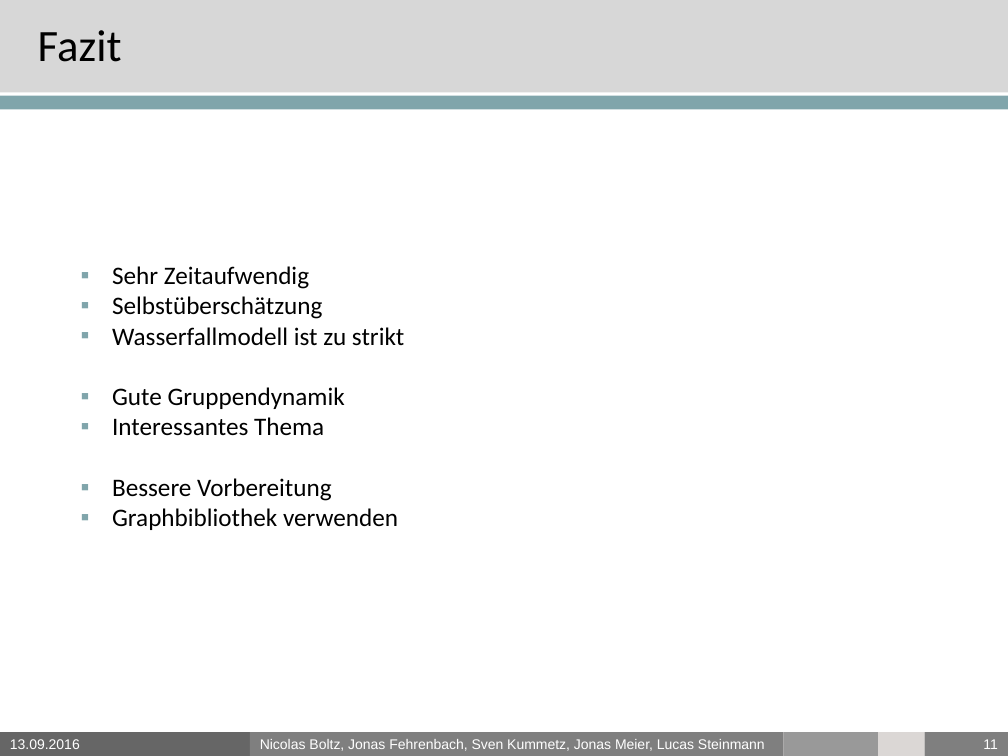
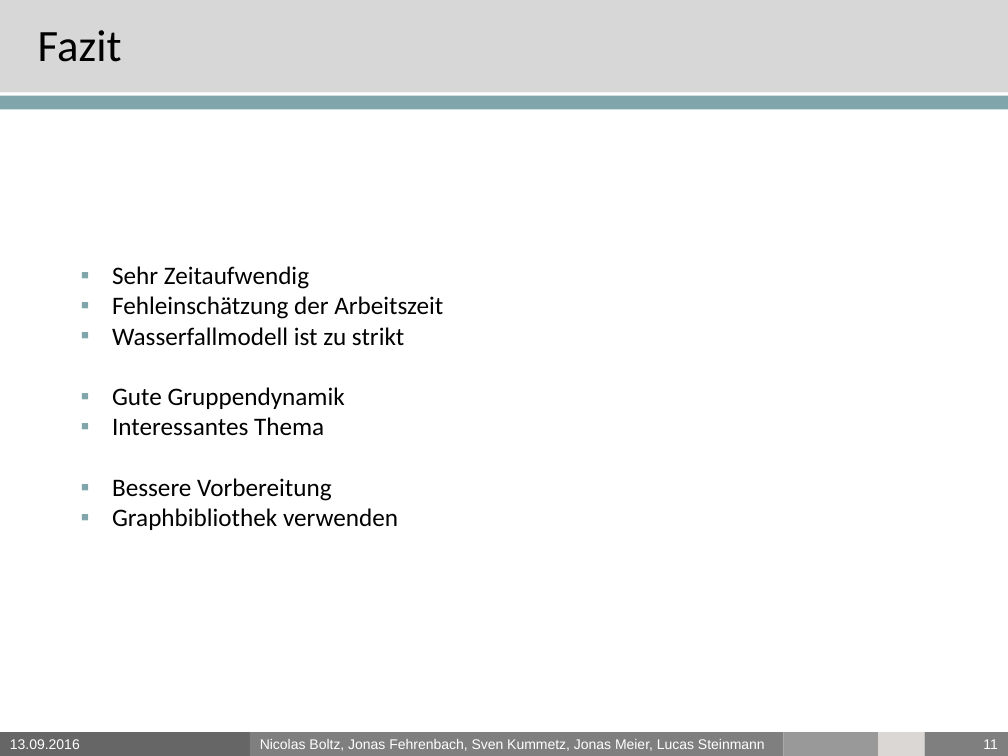
Before and after one commit to PSEProgrammgraphen/PSEDokumente, a slide deck: slide 11 of final/presentation.pptx. Drawn at 1008x756 pixels with LibreOffice and Linux fonts; fonts in the diff are those of the drawing; background and template pictures are left out. Boxes give left, top, right and bottom in pixels: in the first picture for what was removed or moved away, otherwise in the second. Text is boxed around its words. In the diff, an @@ line names an element or a change of style, - is before the commit and + after.

```diff
--- a/final/presentation.pptx
+++ b/final/presentation.pptx
@@ text at (112, 296, 443, 319): text changed @@
-▪ Selbstüberschätzung
+▪ Fehleinschätzung der Arbeitszeit
```
Also in this commit, not shown: 1 other slide changed, 1 other file.
